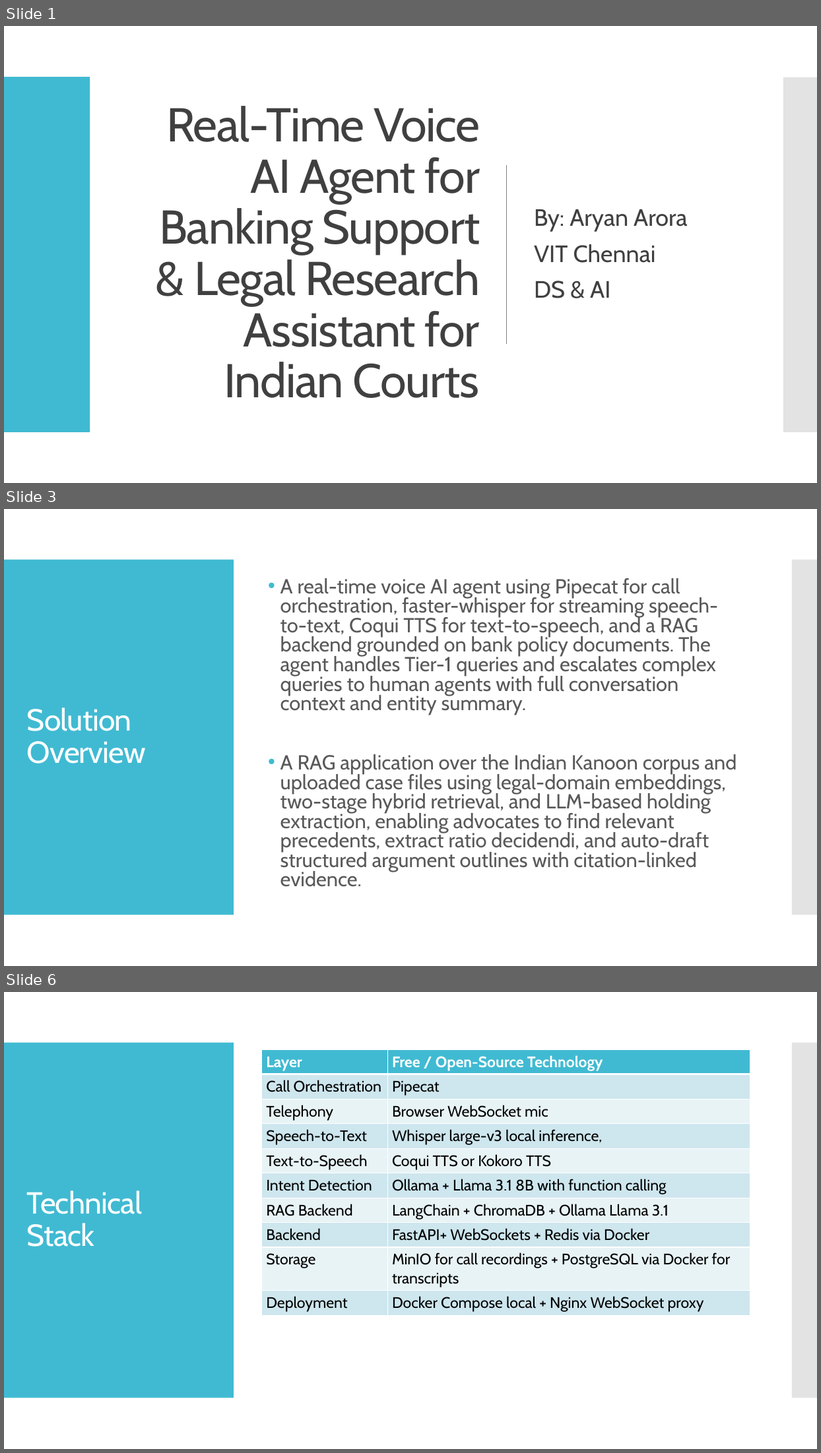
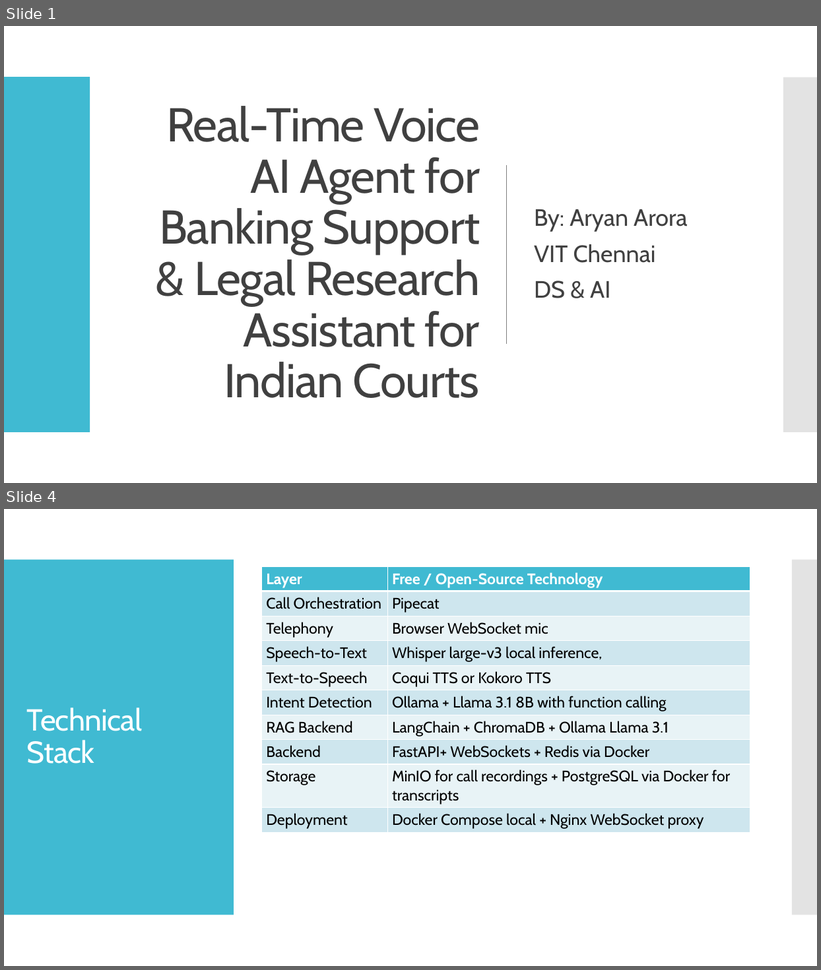
Before and after one commit to AryanArora13/Project-work, a slide deck: Zeroth review- Real-Time Voice AI Agent for Banking Support & Legal Research Assistant for Indian Courts.pptx. Shown one above the other, each under a label of ours: slides 1, 3 and 6 before the commit, slides 1 and 4 after it; the slides between them are not shown. The pictures are 821x1453 and 821x970 pixels, drawn with LibreOffice and Linux fonts; fonts in the diff are those of the drawing. Boxes give left, top, right and bottom in pixels: in the first picture for what was removed or moved away, otherwise in the second. Text is boxed around its words. In the diff, an @@ line names an element or a change of style, - is before the commit and + after.

```diff
--- a/Zeroth review- Real-Time Voice AI Agent for Banking Support & Legal Research Assistant for Indian Courts.pptx
+++ b/Zeroth review- Real-Time Voice AI Agent for Banking Support & Legal Research Assistant for Indian Courts.pptx
@@ slide 3 removed at [4, 509, 817, 966], background #FFFFFF; not listed: 2 template elements that a slide beside it also shows @@
@@ text removed at [281, 578, 737, 887] @@
-• A real-time voice AI agent using Pipecat for call orchestration, faster-whisper for streaming speech-to-text, Coqui TTS for text-to-speech, and a RAG backend grounded on bank policy documents. The agent handles Tier-1 queries and escalates complex queries to human agents with full conversation context and entity summary.
-• A RAG application over the Indian Kanoon corpus and uploaded case files using legal-domain embeddings, two-stage hybrid retrieval, and LLM-based holding extraction, enabling advocates to find relevant precedents, extract ratio decidendi, and auto-draft structured argument outlines with citation-linked evidence.
@@ title removed at [27, 708, 147, 764] @@
-Solution Overview
@@ what was slide 6 is now slide 4 @@
```
Also in this commit, not shown: 2 slides added, 3 other slides removed.
